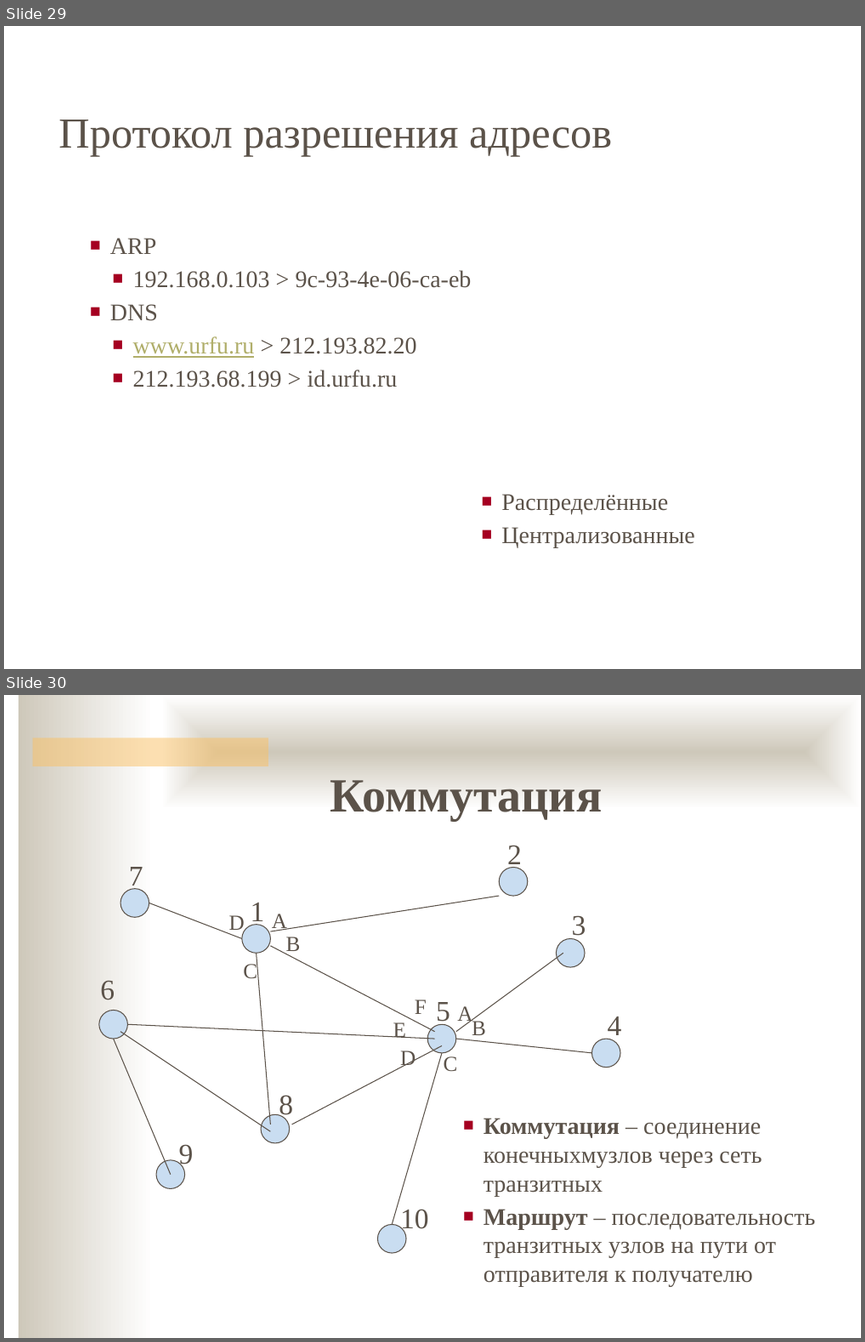
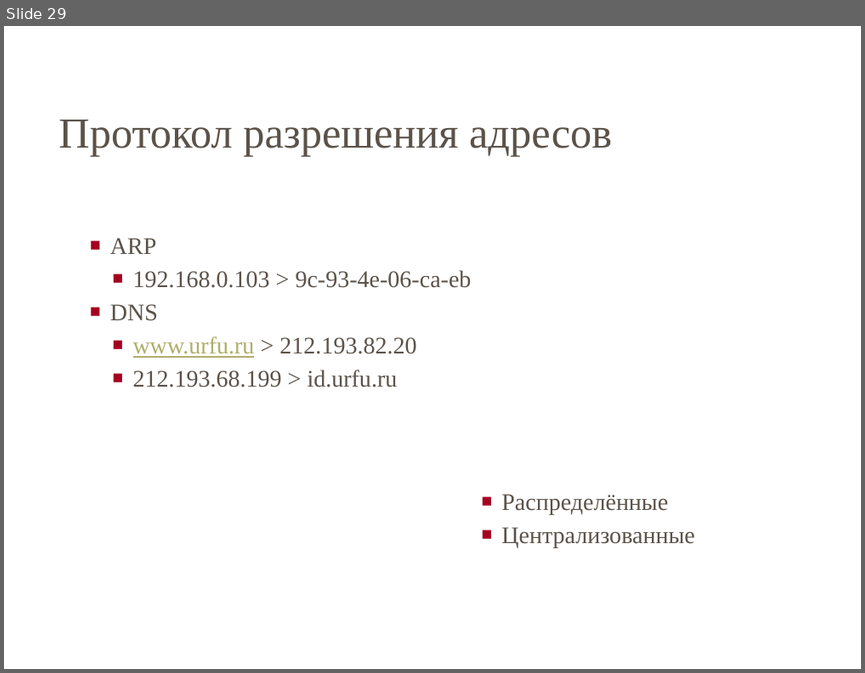
Before and after one commit to ukoloff/nets, a slide deck: 02.pptx. Shown one above the other, each under a label of ours: slides 29 and 30 before the commit, slide 29 after it. The pictures are 865x1342 and 865x673 pixels, drawn with LibreOffice and Linux fonts; fonts in the diff are those of the drawing; background and template pictures are left out. Boxes give left, top, right and bottom in pixels: in the first picture for what was removed or moved away, otherwise in the second. Text is boxed around its words. In the diff, an @@ line names an element or a change of style, - is before the commit and + after.

Commit message:
Лекция 2 -= Коммутация

```diff
--- a/02.pptx
+++ b/02.pptx
@@ slide 30 removed at [4,695,861,1338], background #FFFFFF @@
@@ rectangle removed at [18,695,154,1338] @@
@@ rectangle removed at [160,695,861,809] @@
@@ rectangle removed at [32,737,268,766] @@
@@ text removed at [330,780,602,820] @@
-Коммутация
@@ group removed at [99,845,622,1253]: 20 texts, 11 lines, 10 ellipses @@
-3
-5
-4
-7
-6
-8
-1
-2
-9
-10
-A
-B
-A
-C
-D
-C
-B
-D
-E
-F
@@ text removed at [483,1117,816,1287] @@
-■ Коммутация – соединение конечныхмузлов через сеть транзитных
-■ Маршрут – последовательность транзитных узлов на пути от отправителя к получателю
```
Also in this commit, not shown: 20 other slides removed.
